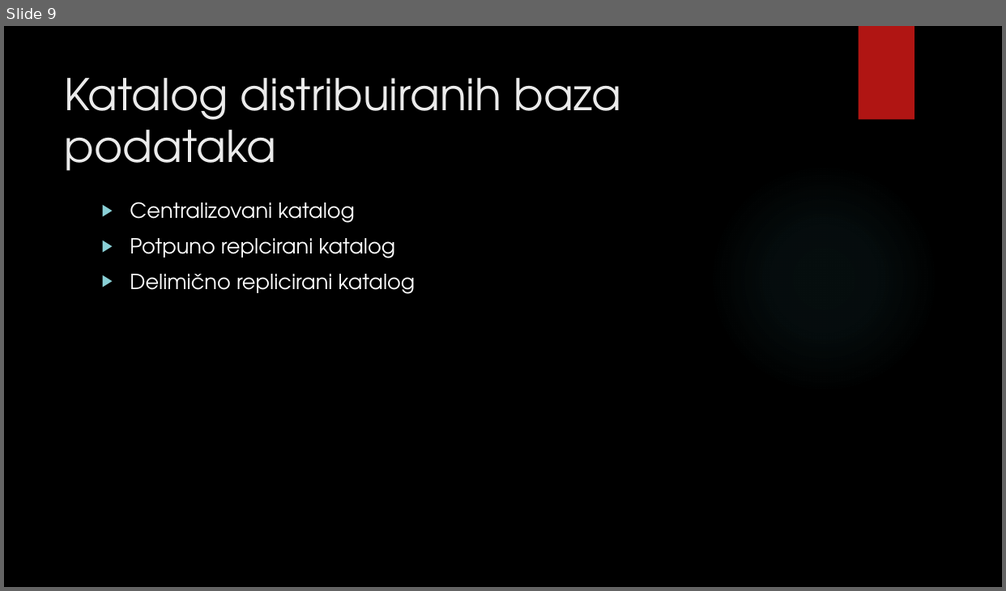
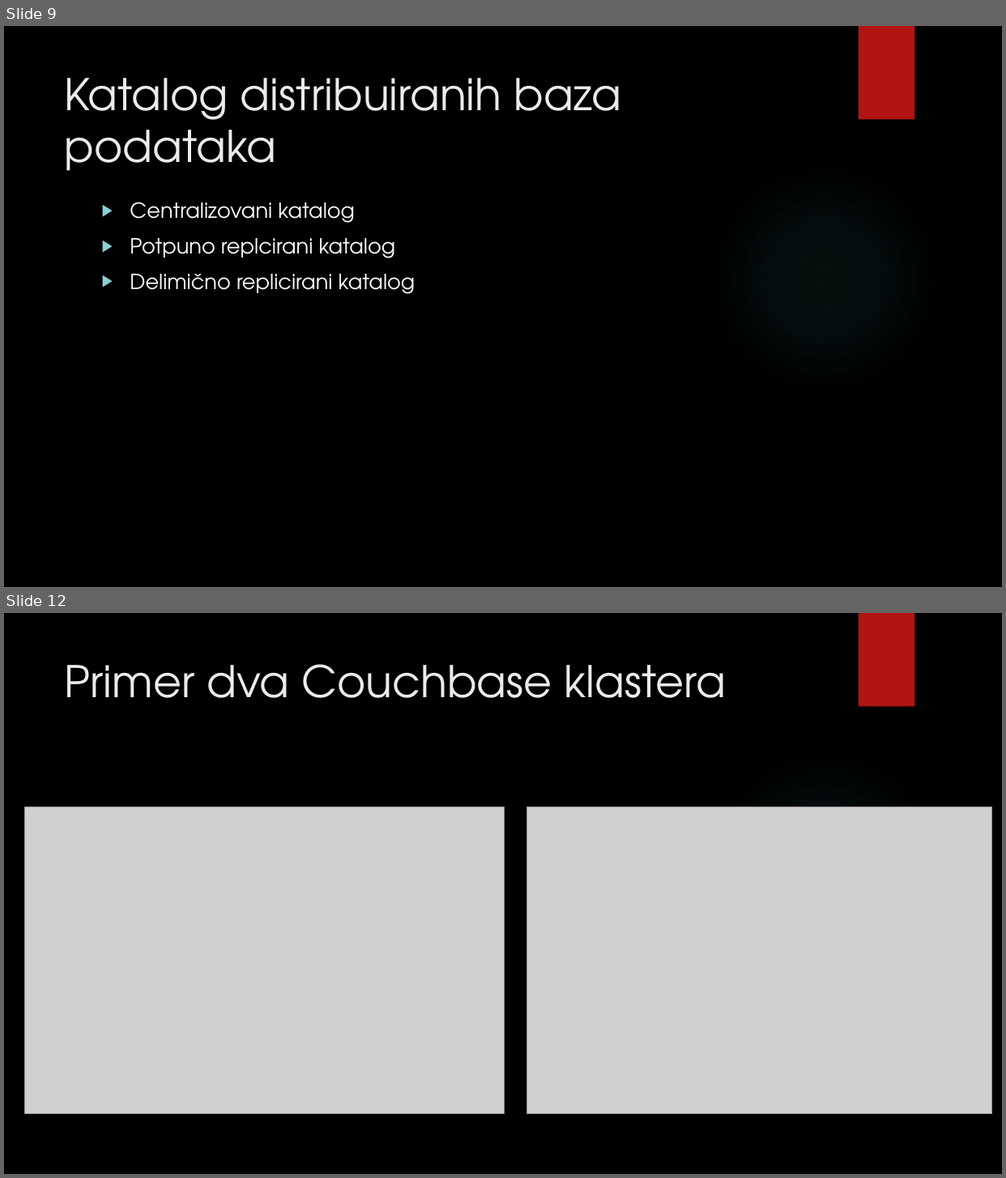
Before and after one commit to Rista5/DBMS, a slide deck: Distribuirane baze/Distribuirane baze podataka.pptx. Shown one above the other, each under a label of ours: slide 9 before the commit, slides 9 and 12 after it; the slides between them are not shown. The pictures are 1006x591 and 1006x1178 pixels, drawn with LibreOffice and Linux fonts; fonts in the diff are those of the drawing; grey boxes stand for pictures; background and template pictures are left out. Boxes give left, top, right and bottom in pixels: in the first picture for what was removed or moved away, otherwise in the second. Text is boxed around its words. In the diff, an @@ line names an element or a change of style, - is before the commit and + after.

```diff
--- a/Distribuirane baze/Distribuirane baze podataka.pptx
+++ b/Distribuirane baze/Distribuirane baze podataka.pptx
@@ slide 12 added at [4, 613, 1002, 1174], background picture (left out); not listed: 2 template elements that a slide beside it also shows @@
@@ title added at [65, 664, 726, 698], 42 pt, text #EBEBEB @@
+Primer dva Couchbase klastera
@@ picture added at [25, 807, 504, 1114] @@
@@ picture added at [526, 807, 991, 1114] @@
```
Also in this commit, not shown: 1 slide changed, 11 other slides added, 2 other files.
